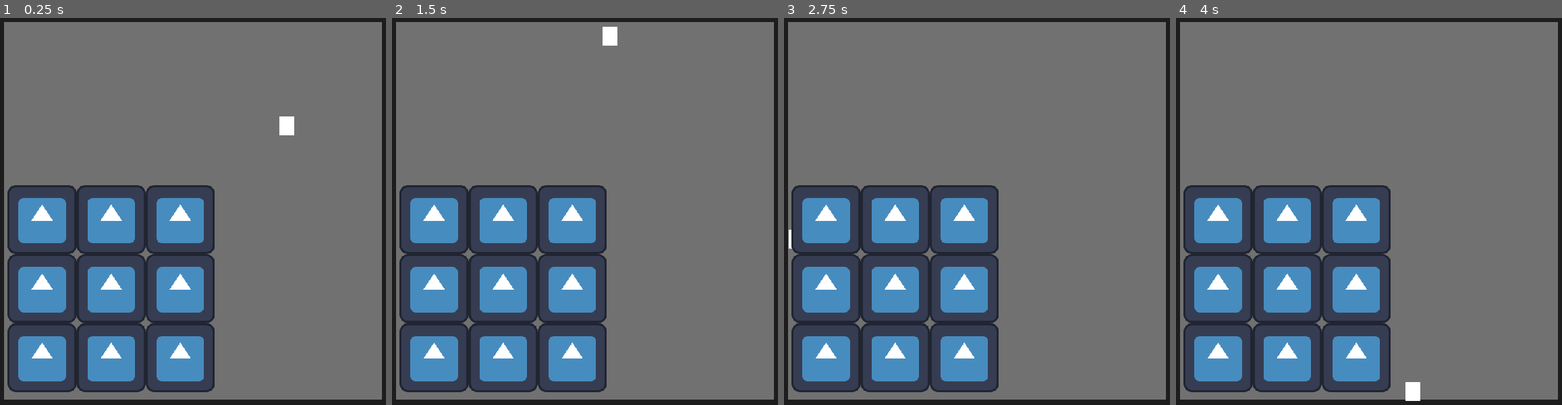
Above: before the commit, frames 1-4 (left to right).
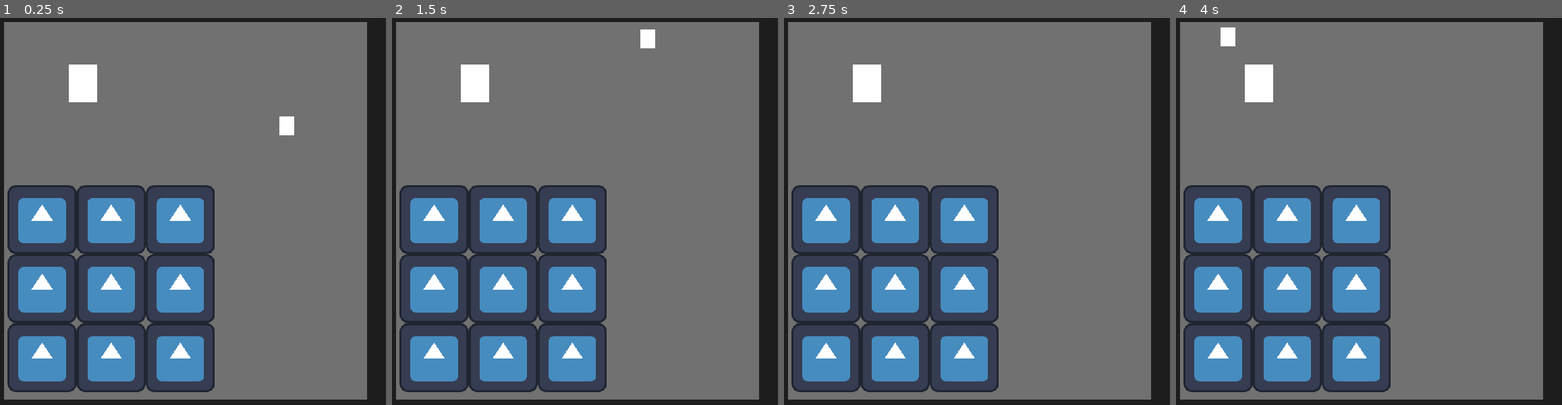
Above: after the commit, the same moments.

Repository: BNBoom5874/samudash
Game: Godot game, scene res://test/WorldT.tscn
Same seed, same stepped clock (60 frames per second), same inputs: the game is played once before the commit and once after it. The engine's default icon, where the game draws it, is replaced by a stand-in: a white triangle on a blue panel in a dark square.
Inputs:
- Up to frame 1 (0.25 s): no input
- Up to frame 2 (1.5 s): hold C (down_right) from 0.53 s (still down); tap W (up) at 0.6, 0.77, 1.07 s; tap 5 (centerbutton) at 1.35 s
- Up to frame 3 (2.75 s): tap W (up) at 1.52, 1.55, 1.82, 2.1 s; release C (down_right) at 2.03 s; hold Z (down_left) from 2.03 s (still down)
- Up to frame 4 (4 s): release Z (down_left) at 2.78 s; hold C (down_right) from 2.78 s (still down); tap 5 (centerbutton) at 2.85 s; tap W (up) at 3.02, 3.05, 3.32, 3.6, 3.77 s

The runs differ from the first frame. In frame 1, 4.5% of the frame differs, in the area x 17-99%, y 1-99%; in frame 2, 4.8%; in frame 3, 4.5%; in frame 4, 4.8%.

Commit message:
Dash update

Diff:
--- a/Game/Character/Player/player.gd
+++ b/Game/Character/Player/player.gd
@@ -1,15 +1,25 @@
 extends CharacterBody2D
+class_name  Player
+
+
+#region Variables
+
+var enemy : Node2D = null
+var lock_range : float = 200.0
 
 
 const DashSpeed : float = 1200.0
 const Gravity : float = 600.0
+
+var input_dir : Vector2 = Vector2.ZERO
+
 
 var dashspeed  = DashSpeed
 var gravity = Gravity
 
 #time
 const Cooldown : float = 0.4
-const Time_Dash : float = 0.1
+const Time_Dash : float = 0.3
 
 
 var timer_dash : float = 0.0
@@ -31,23 +41,30 @@
 var keyDownR :bool = false
 var keyDown :bool = false
 
+
+#endregion
+
 #region Loop function
 
 func _ready() -> void:
-	pass
+	enemy = get_tree().get_first_node_in_group("enemy")
 
 
 func _physics_process(delta: float) -> void:
+	if input_dir != Vector2.ZERO:
+		print("*",is_dash_toward_enemy())
 
 	set_Time(delta)
 
 	get_input()
 
-	handle_Dash()
+	handle_Dash_Input()
 
 
 	apply_gravity(delta)
 
+	if is_cooldown:
+		velocity.x = move_toward(velocity.x, 0, 20)
 
 	move_and_slide()
 
@@ -75,49 +92,7 @@
 		velocity.y += gravity * delta
 
 
-func handle_Dash() -> void:
-
-	if is_dashing or is_cooldown: return
-		#Up
-	if keyUp :
-		velocity = Vector2(0,-1) * DashSpeed
-
-
-	if keyUpL :
-		velocity = Vector2(-1, -1).normalized() * DashSpeed
-
-
-	if keyUpR :
-		velocity = Vector2(1, -1).normalized() * DashSpeed
-
-	#horizon
-	if keyLeft :
-		velocity = Vector2(-1, 0) * DashSpeed
-
-	if keyRight :
-		velocity = Vector2(1, 0) * DashSpeed
-
-	#Down
-	if keyDown :
-		velocity = Vector2(0, 1) * DashSpeed
-
-	if keyDownL :
-		velocity = Vector2(-1, 1).normalized() * DashSpeed
-
-	if keyDownR :
-		velocity = Vector2(1, 1).normalized() * DashSpeed
-
-	if keyUp or keyRight or keyLeft or keyDown or keyDownL or keyDownR or keyUpL or keyUpR:
-		is_dashing = true
-		timer_dash = Time_Dash
-
-
-	if Cooldown:
-		velocity.x = move_toward(velocity.x, 0, 20)
-
-
 func set_Time(delta) -> void:
-
 
 
 	if timer_dash > 0:
@@ -128,9 +103,11 @@
 			is_cooldown = true
 			timercool = Cooldown
 			is_dashing = false
+			end_dash()
 
 	if timercool > 0:
 		timercool -= delta
+
 	else:
 		timercool = 0.0
 		if is_cooldown:
@@ -138,18 +115,76 @@
 			wall_hit = false
 
 
+	#region Dash
+
+
+func handle_Dash_Input() -> void:
+	if is_dashing or is_cooldown: return
+
+	if keyUp:
+		input_dir = Vector2(0, -1)
+	elif keyUpL:
+		input_dir = Vector2(-1, -1).normalized()
+	elif keyUpR:
+		input_dir = Vector2(1, -1).normalized()
+	elif keyLeft:
+		input_dir = Vector2(-1, 0)
+	elif keyRight:
+		input_dir = Vector2(1, 0)
+	elif keyDown:
+		input_dir = Vector2(0, 1)
+	elif keyDownL:
+		input_dir = Vector2(-1, 1).normalized()
+	elif keyDownR:
+		input_dir = Vector2(1, 1).normalized()
+	else:
+		input_dir = Vector2.ZERO
+
+	if input_dir != Vector2.ZERO:
+		start_dash()
+
+
+
+
+
+func start_dash() -> void:
+	if is_dash_toward_enemy():
+		var to_enemy = (enemy.global_position - global_position).normalized()
+		velocity = to_enemy * dashspeed
+	else:
+		velocity = input_dir * DashSpeed
+
+
+
+	is_dashing = true
+	timer_dash = Time_Dash
+
+
 
 
 func handle_wall_collision() -> void:
 	if  is_dashing and is_on_wall() or is_on_ceiling():
-		velocity.x = 0
 		wall_hit = true
-		end_dash()
+		if wall_hit and not is_cooldown:
+			velocity = get_wall_normal() * 400
+			end_dash()
 
 
 func end_dash() -> void:
-	if wall_hit and not is_cooldown:
-		velocity = get_wall_normal() * 400
+
+
 		timercool = Cooldown
 		is_cooldown = true
 		is_dashing = false
+	#endregion
+#endregion
+
+
+func is_enemy_in_range() -> bool:
+	if enemy == null: return false
+	return global_position.distance_to(enemy.global_position) <= lock_range
+
+func is_dash_toward_enemy() -> bool:
+	var to_enemy = (enemy.global_position - global_position).normalized()
+	var dot = input_dir.dot(to_enemy)
+	return dot > 0.8
--- a/test/WorldT.tscn
+++ b/test/WorldT.tscn
@@ -2,6 +2,7 @@
 
 [ext_resource type="PackedScene" uid="uid://b1mg6hru5saio" path="res://Ui/controller.tscn" id="2_8n65e"]
 [ext_resource type="PackedScene" uid="uid://bkh7ipi0ebjal" path="res://Game/Character/player.tscn" id="2_vt5b8"]
+[ext_resource type="PackedScene" uid="uid://bcyincdyu0h83" path="res://test/enemy_test.tscn" id="3_8n65e"]
 
 [sub_resource type="RectangleShape2D" id="RectangleShape2D_luodq"]
 size = Vector2(738.125, 49.374996)
@@ -35,7 +36,7 @@
 anchor_bottom = 0.5
 offset_left = -337.50006
 offset_top = -266.25003
-offset_right = 162.49994
+offset_right = 142.49994
 offset_bottom = 233.74997
 grow_horizontal = 2
 grow_vertical = 2
@@ -43,17 +44,17 @@
 color = Color(0.4437306, 0.44373065, 0.44373062, 1)
 
 [node name="CollisionShape2D" type="CollisionShape2D" parent="StaticBody2D" unique_id=1010246845]
-position = Vector2(-92.5, 261.25)
+position = Vector2(-102.5, 261.25)
 scale = Vector2(0.99999994, 0.99999994)
 shape = SubResource("RectangleShape2D_luodq")
 
 [node name="CollisionShape2D2" type="CollisionShape2D" parent="StaticBody2D" unique_id=1525259635]
-position = Vector2(-106.25, -292.50003)
+position = Vector2(-93.75, -290.00003)
 scale = Vector2(0.99999994, 0.99999994)
 shape = SubResource("RectangleShape2D_luodq")
 
 [node name="CollisionShape2D3" type="CollisionShape2D" parent="StaticBody2D" unique_id=1475223197]
-position = Vector2(187.5, -2.4999924)
+position = Vector2(165, 2.5000072)
 rotation = 1.5707964
 shape = SubResource("RectangleShape2D_luodq")
 
@@ -70,3 +71,6 @@
 zoom = Vector2(1.4, 1.4)
 
 [node name="controller" parent="." unique_id=851171353 instance=ExtResource("2_8n65e")]
+
+[node name="Enemy Test" parent="." unique_id=1961180463 instance=ExtResource("3_8n65e")]
+position = Vector2(90, 54)
--- /dev/null
+++ b/test/enemy_test.gd
@@ -0,0 +1,4 @@
+extends Node2D
+
+func _ready() -> void:
+	add_to_group("enemy")
--- /dev/null
+++ b/test/enemy_test.tscn
@@ -0,0 +1,10 @@
+[gd_scene format=3 uid="uid://bcyincdyu0h83"]
+
+[ext_resource type="Script" uid="uid://2xlkb2jwtiyl" path="res://test/enemy_test.gd" id="1_b2465"]
+
+[node name="Enemy Test" type="Node2D" unique_id=1961180463 groups=["enemy"]]
+script = ExtResource("1_b2465")
+
+[node name="ColorRect" type="ColorRect" parent="." unique_id=1164285702]
+offset_right = 30.0
+offset_bottom = 40.0
Not shown, added: test/enemy_test.gd.uid
Not shown, changed: version.txt
